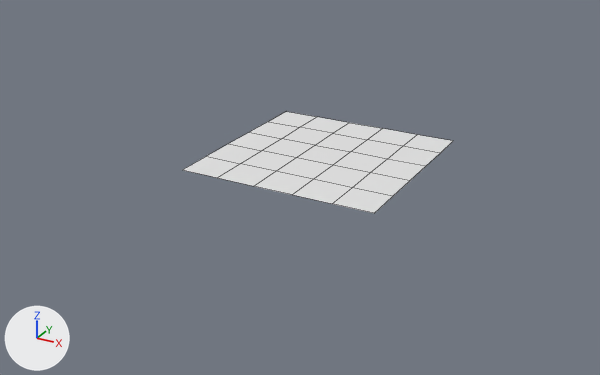
The FBX model Assets/Visuals/Models/water-subdivided-plane.fbx as it was, and as the next commit left it.
Before and after are seen from a camera (50 mm lens) standing at (35.2, -68.9, 30.3) and looking at (-1.4, -2.3, -3.0). Every picture has the same lights, and +X, +Y and +Z are marked at lower left. Mesh edges are drawn as thin lines.

The scene before the commit, as lines of its bpy script (objects in view):
```python
me_plane = bpy.data.meshes.new('Plane')
me_plane.from_pydata(...)  # 36 vertices, 25 faces; spans x -10.0..10.0, y -10.0..10.0, z 0.0
ob_planewide = bpy.data.objects.new('PlaneWide', me_plane)
ob_planewide.location = (0.0, 0.0, 0.0)
```
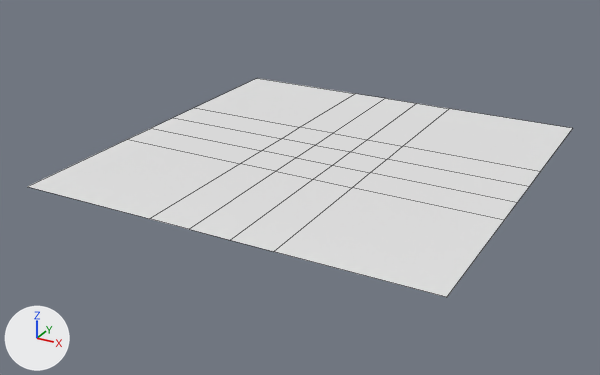
Patch to the scene script:
```diff
--- a/Assets/Visuals/Models/water-subdivided-plane.fbx.py
+++ b/Assets/Visuals/Models/water-subdivided-plane.fbx.py
@@ me_plane @@
 # used by ob_planewide; location = (0.0, 0.0, 0.0)
-me_plane.from_pydata(...)  # 36 vertices, 25 faces; spans x -10.0..10.0, y -10.0..10.0, z 0.0
+me_plane.from_pydata(...)  # 36 vertices, 25 faces; spans x -20.0..20.0, y -20.0..20.0, z 0.0
+# me_plane part 1
+# 20 vertices are removed from x -10.0..10.0, y -10.0..10.0, z 0.0
+# 16 faces are deleted
+# 4 vertices are added at (-20.0, 6.0, 0.0), (-20.0, 2.0, 0.0), (-20.0, -6.0, 0.0), (-20.0, -2.0, 0.0)
+# 5 new vertices lie (0.0, 14.0, 0.0) away from vertices in x -20.0..6.0, y 6.0, z 0.0
+# 5 new vertices lie (14.0, 0.0, 0.0) away from vertices in x 6.0, y -6.0..20.0, z 0.0
+# 6 new vertices lie (0.0, -14.0, 0.0) away from vertices in x -20.0..20.0, y -6.0, z 0.0
+# 16 new faces join them
```

What differs and where, as boxes (x1, y1, x2, y2) in the pictures (600 x 375 px):
'PlaneWide', reshaped (102% wider, 116% taller)
    before: (183, 112, 453, 213)
    after: (27, 78, 573, 297)
